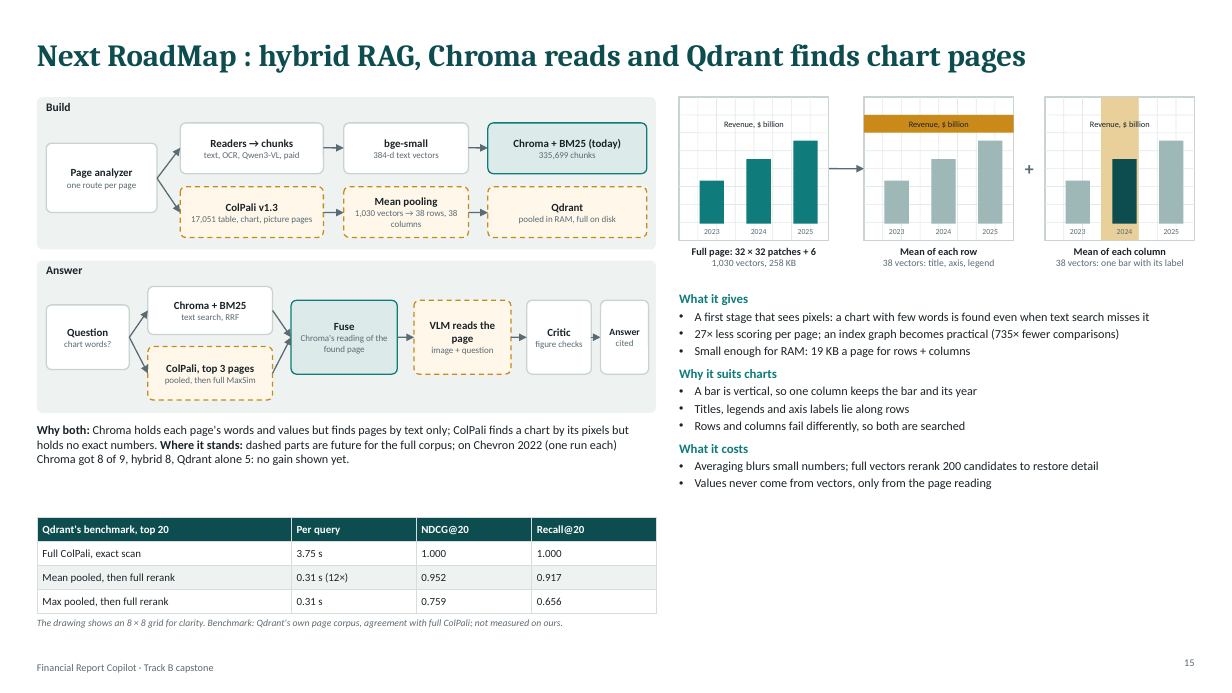
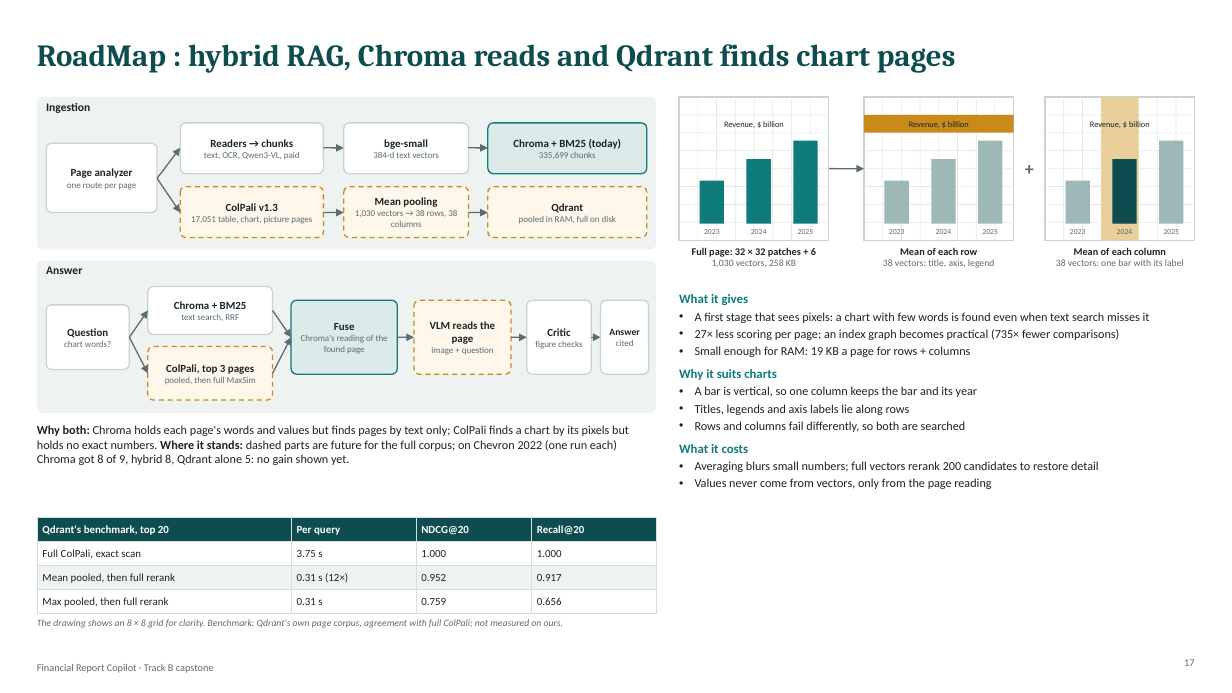
Before and after one commit to rama159065/Capstone, a slide deck: slide 17 of Financial_Report_Copilot_Technical_Deck.pptx (slide 15 before the commit). Drawn at 1232x693 pixels with LibreOffice and Linux fonts; fonts in the diff are those of the drawing. Boxes give left, top, right and bottom in pixels: in the first picture for what was removed or moved away, otherwise in the second. Text is boxed around its words. In the diff, an @@ line names an element or a change of style, - is before the commit and + after.

```diff
--- a/Financial_Report_Copilot_Technical_Deck.pptx
+++ b/Financial_Report_Copilot_Technical_Deck.pptx
@@ text at (37,44,956,73): text changed @@
-Next RoadMap : hybrid RAG, Chroma reads and Qdrant finds chart pages
+RoadMap : hybrid RAG, Chroma reads and Qdrant finds chart pages
@@ text at (46,103,90,113): text changed @@
-Build
+Ingestion
@@ page number at (1184,659,1194,666): text changed @@
-15
+17
```
Also in this commit, not shown: 3 other slides changed, 2 slides added, 2 other files.
